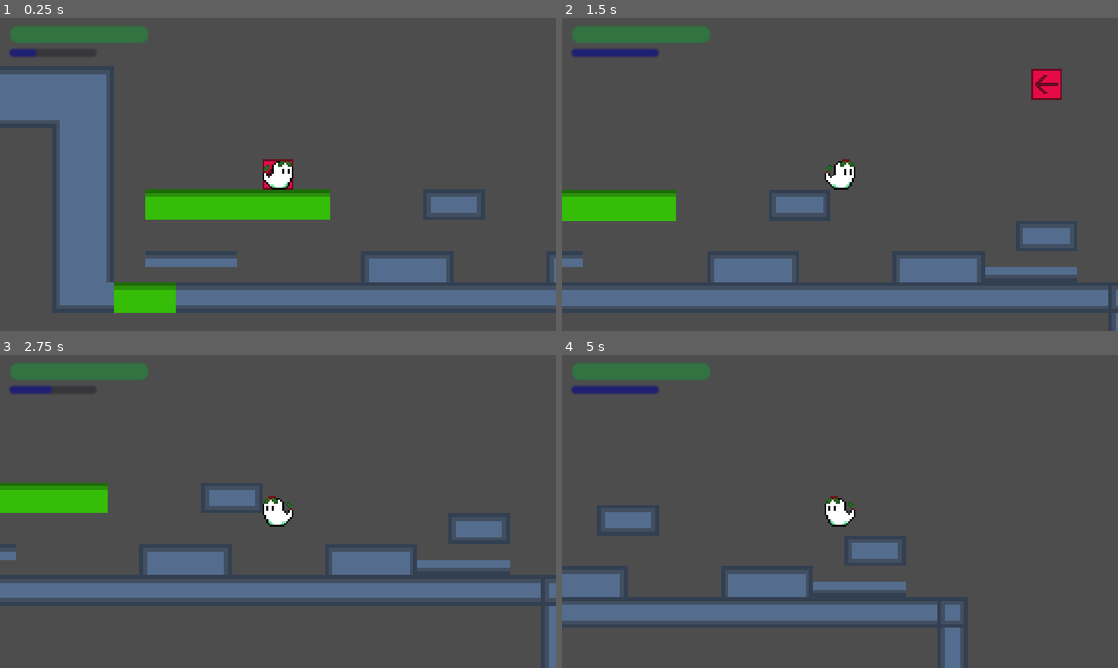
Above: before the commit, frames 1-4 (two rows, left to right).
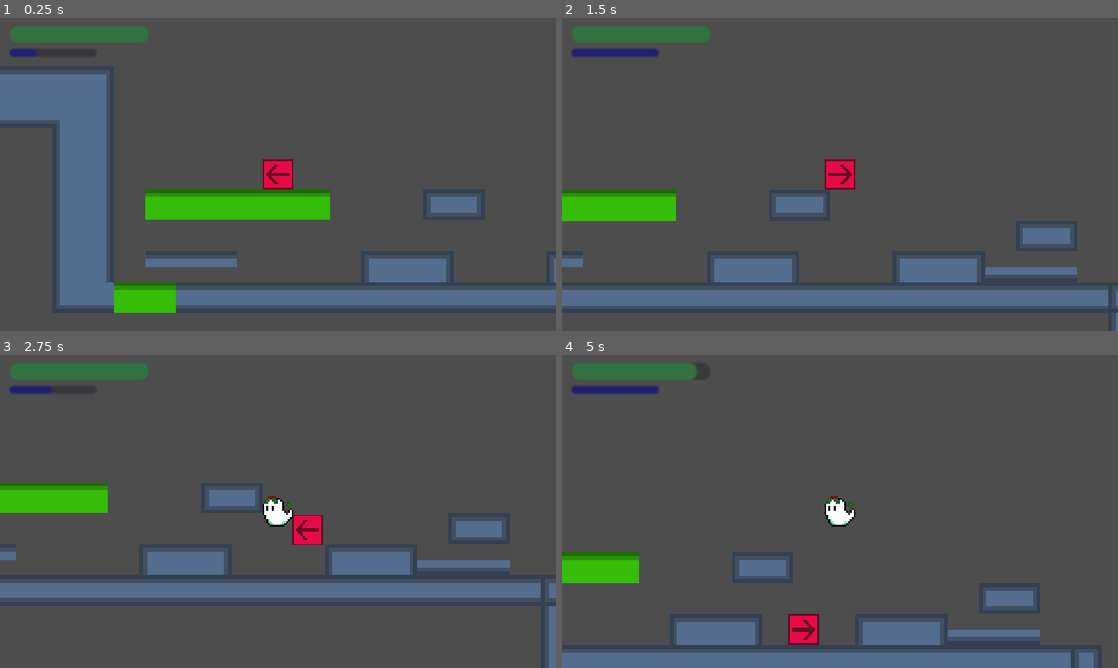
Above: after the commit, the same moments.

Repository: boiledEgg11/mis-tulto-game-project
Game: Godot game, scene res://node_2d.tscn
Same seed, same stepped clock (60 frames per second), same inputs: the game is played once before the commit and once after it.
Inputs (mouse positions are in pixels of both pictures, inside the frame that each line leads up to):
- Up to frame 1 (0.25 s): no input
- Up to frame 2 (1.5 s): tap Enter at 0.5 s; move the mouse to (962, 158) at 0.52 s; hold Right (right) from 0.53 s (still down); tap I (i) at 0.6 s; click (962, 158) at 0.67 s; tap Up (up) at 0.77, 1.07 s; tap J (j) at 0.8, 1.35 s; move the mouse to (728, 190) at 1.27 s
- Up to frame 3 (2.75 s): tap Up (up) at 1.52, 1.82 s; tap L (l) at 1.55, 2.1 s; move the mouse to (333, 442) at 2.02 s; release Right (right) at 2.03 s; hold Left (left) from 2.03 s (still down); tap Space (space) at 2.3 s
- Up to frame 4 (5 s): move the mouse to (812, 574) at 2.77 s; release Left (left) at 2.78 s; hold Right (right) 2.78-4.28 s; tap Space (space) at 2.85 s; click (812, 574) at 2.92 s; tap Up (up) at 3.02, 3.05, 3.32, 3.6, 3.77, 4.07, 4.52, 4.82 s; move the mouse to (1006, 558) at 3.52 s; tap I (i) at 3.8, 4.35 s; move the mouse to (673, 464) at 4.27 s; hold Left (left) from 4.28 s (still down); tap J (j) at 4.55 s

The runs differ from the first frame. In frame 1, 0.4% of the frame differs, in the area x 47-53%, y 45-55%; in frame 2, 1.1%; in frame 3, 0.5%; in frame 4, 21%, in the area x 0-98%, y 2-100%.

Commit message:
Added the possessing system; the player can dash to possess enemies and control them, space to release

Diff:
--- a/codes/AUTOLOADS.gd
+++ b/codes/AUTOLOADS.gd
@@ -2,6 +2,9 @@
 
 var PLAYER_POSITION_X = 0
 var PLAYER_POSITION_Y = 0
+var POSSESS_SPRITE = "none"
+var PLAYER_POSSESSING = false
+var PLAYER_POSSESS_STOP = false
 # Called when the node enters the scene tree for the first time.
 func _ready() -> void:
 	pass # Replace with function body.
--- a/codes/character_body_2d.gd
+++ b/codes/character_body_2d.gd
@@ -23,11 +23,12 @@
 	$PossessArea/PossessShape.disabled = true
 	$DamageCollision/PlayerDamageCollision.disabled = false
 	$DamageCollision/PlayerDamageCollision.shape.size = Vector2(10, 10)
-func _health_process(DAMAGE: float) -> void:
+func _health_process(DAMAGE) -> void:
 	if not INVINCIBLE:
 		TEXTURE_LOCK = true
-		$Sprite2D.texture = load("res://assets/placeholder_death.png")
-		$PlayerHealth.value += DAMAGE * DAMAGE_MULTIPLIER
+		if DAMAGE > 0:
+			$Sprite2D.texture = load("res://assets/placeholder_death.png")
+			$PlayerHealth.value += DAMAGE * DAMAGE_MULTIPLIER
 		if $PlayerHealth.value <= 0:
 			_death()
 		INVINCIBLE = true
@@ -46,109 +47,143 @@
 func _physics_process(delta: float) -> void:
 	Autoloads.PLAYER_POSITION_X = position.x
 	Autoloads.PLAYER_POSITION_Y = position.y
-	if INVINCIBLE:
-		$DamageCollision/PlayerDamageCollision.shape.size = Vector2(0, 0)
 	move_and_slide()
-	if not DASH_MOVE:
-		direction = Input.get_axis("left", "right")
-		if direction > 0:
-			$Sprite2D.flip_h = false
-		if direction < 0:
-			$Sprite2D.flip_h = true
-		if not is_on_floor():
-			SLIDE = 5
-			DAMAGE_MULTIPLIER = -1.2
-		else:
-			if CROUCH:
-				SLIDE = 120
-				DAMAGE_MULTIPLIER = -0.8
+	if Autoloads.PLAYER_POSSESSING:
+		if INVINCIBLE:
+			$DamageCollision/PlayerDamageCollision.shape.size = Vector2(0, 0)
+		if not DASH_MOVE:
+			direction = Input.get_axis("left", "right")
+			if direction > 0:
+				$Sprite2D.flip_h = true
+			if direction < 0:
+				$Sprite2D.flip_h = false
+			if not is_on_floor():
+				SLIDE = 5
+				DAMAGE_MULTIPLIER = -1.2
 			else:
 				SLIDE = 30
 				DAMAGE_MULTIPLIER = -1
-		if not is_on_floor() and not floating:
-			if Input.is_action_pressed("down"):
-				velocity += get_gravity() * delta * 2.5
+			if not is_on_floor() and not floating:
+				if Input.is_action_pressed("down"):
+					velocity += get_gravity() * delta * 2.5
+				else:
+					velocity += get_gravity() * delta * 1.5
+			if is_on_floor():
+				if Input.is_action_just_pressed("up"):
+					velocity.y = JUMP_VELOCITY
+			if direction:
+				velocity.x = SPEED * direction
+			if not direction:
+				velocity.x = move_toward(velocity.x, 0, SLIDE)
+				direction = 0
+			$Sprite2D.texture = load(Autoloads.POSSESS_SPRITE)
+			if Input.is_action_just_pressed("space"):
+				Autoloads.PLAYER_POSSESS_STOP = true
+				Autoloads.PLAYER_POSSESSING = false
+				_health_process(0)
+	if not Autoloads.PLAYER_POSSESSING:
+		if INVINCIBLE:
+			$DamageCollision/PlayerDamageCollision.shape.size = Vector2(0, 0)
+		if not DASH_MOVE:
+			direction = Input.get_axis("left", "right")
+			if direction > 0:
+				$Sprite2D.flip_h = false
+			if direction < 0:
+				$Sprite2D.flip_h = true
+			if not is_on_floor():
+				SLIDE = 5
+				DAMAGE_MULTIPLIER = -1.2
 			else:
-				velocity += get_gravity() * delta * 1.5
-		if not TEXTURE_LOCK:
-			if CROUCH:
-				SPEED = 30
-				$Player_Shape.shape.size = Vector2(15.5, 7.75)
-				$Player_Shape.position = Vector2(0, 3.875)
-				if not INVINCIBLE:
-					$DamageCollision/PlayerDamageCollision.shape.size = Vector2(10, 5)
-					$DamageCollision/PlayerDamageCollision.position = Vector2(0, 3.875)
-				$Sprite2D.texture = load("res://assets/placeholder_player_crouch.png")
-			if not CROUCH:
-				SPEED = 120
-				$Player_Shape.shape.size = Vector2(15.5, 15.5)
-				$Player_Shape.position = Vector2(0, 0)
-				if not INVINCIBLE:
-					$DamageCollision/PlayerDamageCollision.shape.size = Vector2(10, 10)
-					$DamageCollision/PlayerDamageCollision.position = Vector2(0, 0)
-				$Sprite2D.texture = load("res://assets/placeholder_player.png")
-		if is_on_floor():
-			if Input.is_action_pressed("down"):
+				if CROUCH:
+					SLIDE = 120
+					DAMAGE_MULTIPLIER = -0.8
+				else:
+					SLIDE = 30
+					DAMAGE_MULTIPLIER = -1
+			if not is_on_floor() and not floating:
+				if Input.is_action_pressed("down"):
+					velocity += get_gravity() * delta * 2.5
+				else:
+					velocity += get_gravity() * delta * 1.5
+			if not TEXTURE_LOCK:
+				if CROUCH:
+					SPEED = 30
+					$Player_Shape.shape.size = Vector2(15.5, 7.75)
+					$Player_Shape.position = Vector2(0, 3.875)
+					if not INVINCIBLE:
+						$DamageCollision/PlayerDamageCollision.shape.size = Vector2(10, 5)
+						$DamageCollision/PlayerDamageCollision.position = Vector2(0, 3.875)
+					$Sprite2D.texture = load("res://assets/placeholder_player_crouch.png")
+				if not CROUCH:
+					SPEED = 120
+					$Player_Shape.shape.size = Vector2(15.5, 15.5)
+					$Player_Shape.position = Vector2(0, 0)
+					if not INVINCIBLE:
+						$DamageCollision/PlayerDamageCollision.shape.size = Vector2(10, 10)
+						$DamageCollision/PlayerDamageCollision.position = Vector2(0, 0)
+					$Sprite2D.texture = load("res://assets/placeholder_player.png")
+			if is_on_floor():
+				if Input.is_action_pressed("down"):
 					CROUCH = true
-			else:
-				if not CROUCH_BLOCK:
-					CROUCH = false
-			if Input.is_action_just_pressed("up"):
-				velocity.y = JUMP_VELOCITY
-		DASH_Y_CHANGE = Input.get_axis("up", "down")
+				else:
+					if not CROUCH_BLOCK:
+						CROUCH = false
+				if Input.is_action_just_pressed("up"):
+					velocity.y = JUMP_VELOCITY
+			DASH_Y_CHANGE = Input.get_axis("up", "down")
 	# Get the input direction and handle the movement/deceleration.
 	# As good practice, you should replace UI actions with custom gameplay actions.
-		if direction:
+			if direction:
 				velocity.x = SPEED * direction
-		if not direction:
-			velocity.x = move_toward(velocity.x, 0, SLIDE)
-			direction = 0
-		if $DashRecover.value == 60 and abs(direction) + abs(DASH_Y_CHANGE) != 0:
-			if Input.is_action_just_pressed("space"):
-				if direction < 0:
-					DASH_DIRECTION = -1
-				if direction > 0:
-					DASH_DIRECTION = 1
-				if direction == 0:
-					DASH_DIRECTION = 0
-				DASH_MOVE = true
-				INVINCIBLE = true
-				$Sprite2D.texture = load("res://assets/placeholder_dash.png")
-				$DashRecover.value = 0
-				if DASH_DIRECTION == 0:
-					velocity.x = 0
-					$Sprite2D.flip_h = false
-					$Sprite2D.rotation_degrees = -90
-					if DASH_Y_CHANGE == 1:
-						$Sprite2D.rotation_degrees = 90
-						velocity.y = DASH_Y_CHANGE * DASH_SPEED
+			if not direction:
+				velocity.x = move_toward(velocity.x, 0, SLIDE)
+				direction = 0
+			if $DashRecover.value == 60 and abs(direction) + abs(DASH_Y_CHANGE) != 0:
+				if Input.is_action_just_pressed("space"):
+					if direction < 0:
+						DASH_DIRECTION = -1
+					if direction > 0:
+						DASH_DIRECTION = 1
+					if direction == 0:
+						DASH_DIRECTION = 0
+					DASH_MOVE = true
+					INVINCIBLE = true
+					$Sprite2D.texture = load("res://assets/placeholder_dash.png")
+					$DashRecover.value = 0
+					if DASH_DIRECTION == 0:
+						velocity.x = 0
+						$Sprite2D.flip_h = false
+						$Sprite2D.rotation_degrees = -90
+						if DASH_Y_CHANGE == 1:
+							$Sprite2D.rotation_degrees = 90
+							velocity.y = DASH_Y_CHANGE * DASH_SPEED
+						else:
+							velocity.y = DASH_Y_CHANGE * DASH_SPEED / 1.5
 					else:
-						velocity.y = DASH_Y_CHANGE * DASH_SPEED / 1.5
-				else:
-					if DASH_Y_CHANGE != 0:
-						$Sprite2D.texture = load("res://assets/placeholder_dash_diagonal.png")
-						if DASH_Y_CHANGE == 1:
-							$Sprite2D.flip_v = true
-					velocity.y = DASH_Y_CHANGE * DASH_SPEED / 3
+						if DASH_Y_CHANGE != 0:
+							$Sprite2D.texture = load("res://assets/placeholder_dash_diagonal.png")
+							if DASH_Y_CHANGE == 1:
+								$Sprite2D.flip_v = true
+						velocity.y = DASH_Y_CHANGE * DASH_SPEED / 3
 					velocity.x = abs(DASH_SPEED - abs(velocity.y)) * DASH_DIRECTION
-				$PossessArea/PossessShape.disabled = false
-				if DASH_Y_CHANGE == 1 and is_on_floor():
-					velocity.y = -200
-					velocity.x = DASH_SPEED * DASH_DIRECTION * 1.5
-					$AttackCollision/CollisionShape2D.disabled = false
-					await get_tree().create_timer(0.1).timeout
-				else:
-					await get_tree().create_timer(0.25).timeout
-				$Sprite2D.flip_v = false
-				$Sprite2D.rotation_degrees = 0
-				DASH_Y_CHANGE = 0
-				INVINCIBLE = false
-				DASH_MOVE = false
-				if not (DASH_Y_CHANGE and is_on_floor()):
-					velocity.y = 0
-					velocity.x = 0
-				$AttackCollision/CollisionShape2D.disabled = true
-				$PossessArea/PossessShape.disabled = true
+					$PossessArea/PossessShape.disabled = false
+					if DASH_Y_CHANGE == 1 and is_on_floor():
+						velocity.y = -200
+						velocity.x = DASH_SPEED * DASH_DIRECTION * 1.5
+						$AttackCollision/CollisionShape2D.disabled = false
+						await get_tree().create_timer(0.1).timeout
+					else:
+						await get_tree().create_timer(0.25).timeout
+					$Sprite2D.flip_v = false
+					$Sprite2D.rotation_degrees = 0
+					DASH_Y_CHANGE = 0
+					INVINCIBLE = false
+					DASH_MOVE = false
+					if not (DASH_Y_CHANGE and is_on_floor()):
+						velocity.y = 0
+						velocity.x = 0
+					$AttackCollision/CollisionShape2D.disabled = true
+					$PossessArea/PossessShape.disabled = true
 func _process(delta: float) -> void:
 	_dash_recover_process(1)
 
--- a/codes/rigid_body_2d.gd
+++ b/codes/rigid_body_2d.gd
@@ -12,38 +12,20 @@
 		if possess_health > health:
 			possess_health = health
 		velocity.x = direction * SPEED
+		$EnemyArea/CollisionShape2D.disabled = false
+		$Sprite2D.visible = true
 		if not is_on_floor():
 				velocity += get_gravity() * delta * 1.5
 	else:
 		if possess_health == -1:
-			SPEED = 120
+			position.x = Autoloads.PLAYER_POSITION_X
+			position.y = Autoloads.PLAYER_POSITION_Y
 			$EnemyArea/CollisionShape2D.disabled = true
-			move_and_slide()
-			direction = Input.get_axis("left", "right")
-			if direction > 0:
-				$Sprite2D.flip_h = false
-			if direction < 0:
-				$Sprite2D.flip_h = true
-			if not is_on_floor():
-				SLIDE = 5
-			else:
-				SLIDE = 30
-			if not is_on_floor():
-				if Input.is_action_pressed("down"):
-					velocity += get_gravity() * delta * 2.5
-				else:
-					velocity += get_gravity() * delta * 1.5
-		if is_on_floor():
-			if Input.is_action_just_pressed("up"):
-				velocity.y = -400
-	# Get the input direction and handle the movement/deceleration.
-	# As good practice, you should replace UI actions with custom gameplay actions.
-			if direction:
-					velocity.x = SPEED * direction
-			if not direction:
-				velocity.x = move_toward(velocity.x, 0, SLIDE)
-				direction = 0
-
+			$Sprite2D.visible = false
+			if Autoloads.PLAYER_POSSESS_STOP:
+				possess_health = 5
+				velocity.y = -100
+				velocity.x = 0
 func _on_left_collision_check_body_entered(body: Node2D) -> void:
 	direction = 1
 	$Sprite2D.flip_h = true
@@ -60,6 +42,8 @@
 	if health == 0:
 		queue_free()
 	if possess_health == 0:
+		Autoloads.POSSESS_SPRITE = "res://assets/placeholder_enemy.png"
+		Autoloads.PLAYER_POSSESSING = true
 		position.x = Autoloads.PLAYER_POSITION_X
 		position.y = Autoloads.PLAYER_POSITION_Y
 		possess_health = -1
